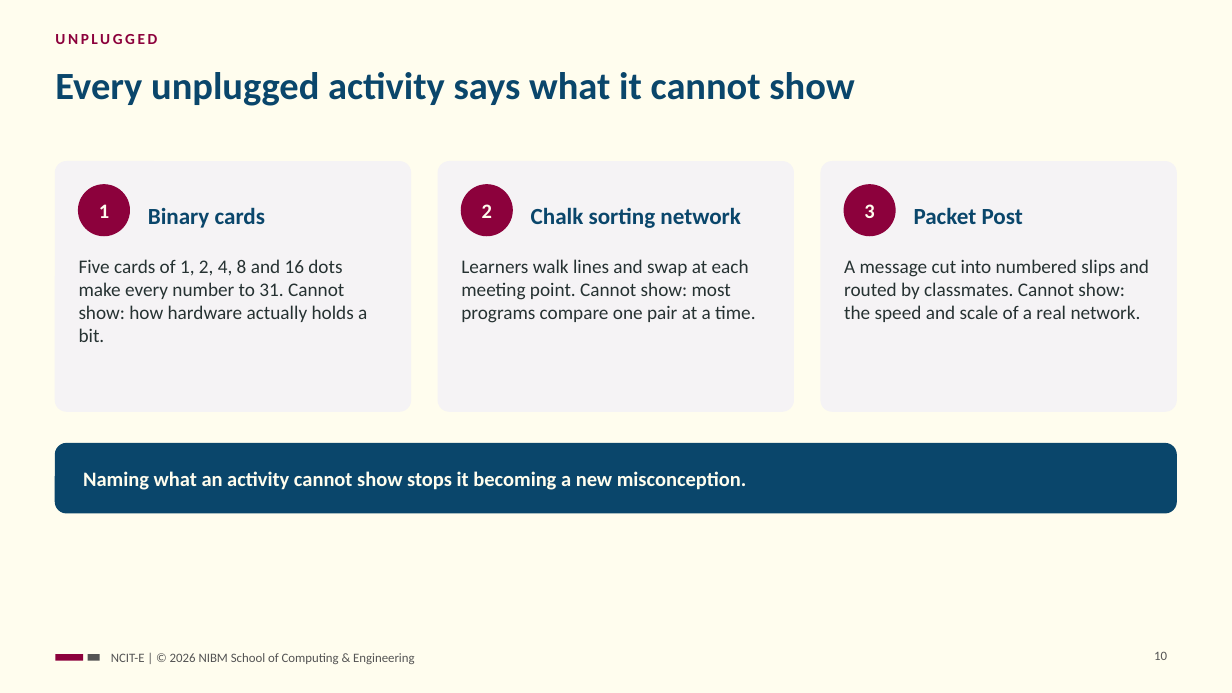
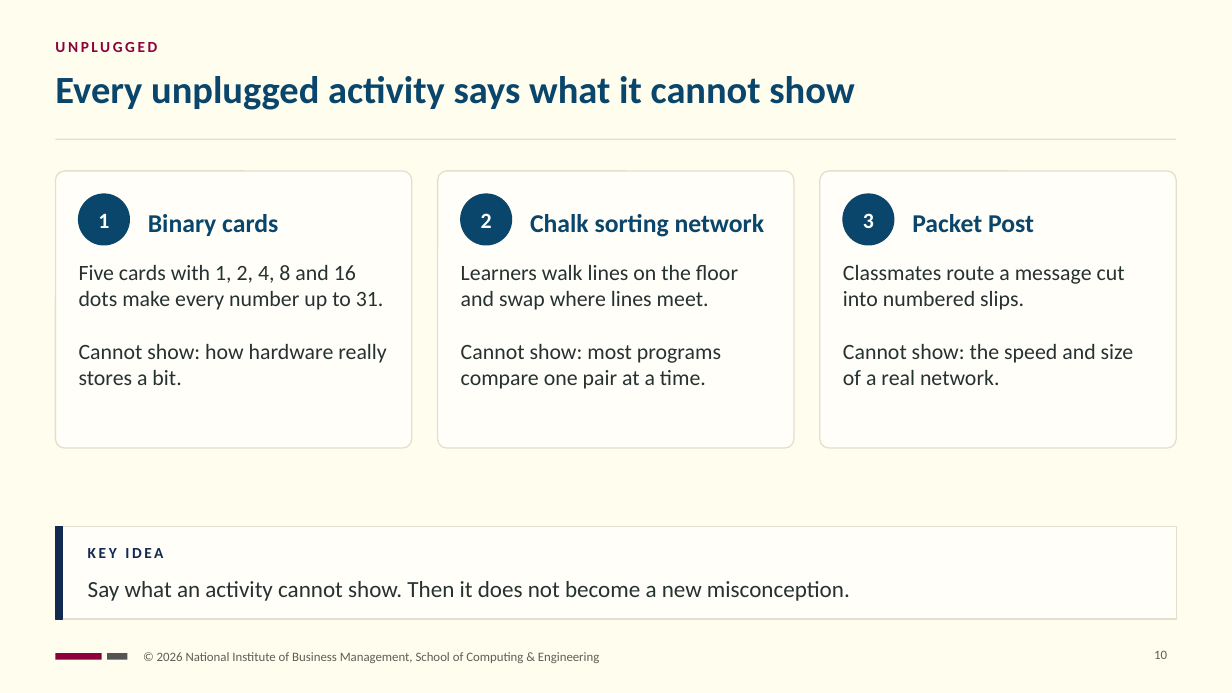
Before and after one commit to NIBM-SOCE/NCIT-E, a slide deck: slide 10 of sessions/s03/slides/ncit-e-s03-right-model.pptx. Drawn at 1232x693 pixels with LibreOffice and Linux fonts; fonts in the diff are those of the drawing. Boxes give left, top, right and bottom in pixels: in the first picture for what was removed or moved away, otherwise in the second. Text is boxed around its words. In the diff, an @@ line names an element or a change of style, - is before the commit and + after.

```diff
--- a/sessions/s03/slides/ncit-e-s03-right-model.pptx
+++ b/sessions/s03/slides/ncit-e-s03-right-model.pptx
@@ text "UNPLUGGED": place and size @@
-text "UNPLUGGED" at box(55, 34, 157, 44)
+text "UNPLUGGED" at box(55, 42, 157, 52)
@@ title "Every unplugged activity says what ...": place and size @@
-title "Every unplugged activity says what ..." at box(55, 72, 854, 106)
+title "Every unplugged activity says what ..." at box(55, 76, 854, 110)
@@ rectangle added at box(55, 139, 1177, 140), fill #E3DFCC @@
@@ rounded rectangle: place and size @@
-rounded rectangle at box(55, 162, 410, 411)
+rounded rectangle at box(55, 171, 412, 448)
@@ rounded rectangle: place and size @@
-rounded rectangle at box(438, 162, 793, 411)
+rounded rectangle at box(438, 171, 795, 448)
@@ fill #F5F3F5 to #FFFEF8; outline #F5F3F5 1 pt to #E3DFCC 1 pt; proportions changed in 3 elements at box(438, 171, 795, 448), box(55, 171, 412, 448), box(820, 171, 1177, 448) @@
@@ rounded rectangle: place and size @@
-rounded rectangle at box(822, 162, 1177, 411)
+rounded rectangle at box(820, 171, 1177, 448)
@@ 3 texts, 3 ellipses: place and size @@
-3 texts, 3 ellipses at box(79, 185, 896, 236)
+3 texts, 3 ellipses at box(79, 194, 894, 245)
@@ size 16 to 17 pt, text colour #FFFDEE to #FFFFFF in 3 elements at box(98, 213, 109, 228), box(481, 213, 492, 228), box(863, 213, 874, 228) @@
@@ fill #8C013C to #0A466B; outline #8C013C 1 pt to #0A466B 1 pt; proportions changed in 3 elements at box(79, 194, 129, 245), box(461, 194, 512, 245), box(843, 194, 894, 245) @@
@@ size 18 to 20 pt in 3 elements at box(148, 214, 278, 236), box(530, 214, 765, 237), box(912, 214, 1034, 233) @@
@@ text at box(79, 265, 386, 385): text changed; size 15 to 17 pt @@
-Five cards of 1, 2, 4, 8 and 16 dots make every number to 31. Cannot show: how hardware actually holds a bit.
+Five cards with 1, 2, 4, 8 and 16 dots make every number up to 31.
+Cannot show: how hardware really stores a bit.
@@ text at box(461, 265, 738, 389): text changed; size 15 to 17 pt @@
-Learners walk lines and swap at each meeting point. Cannot show: most programs compare one pair at a time.
+Learners walk lines on the floor and swap where lines meet.
+Cannot show: most programs compare one pair at a time.
@@ text at box(843, 265, 1134, 385): text changed; size 15 to 17 pt @@
-A message cut into numbered slips and routed by classmates. Cannot show: the speed and scale of a real network.
+Classmates route a message cut into numbered slips.
+Cannot show: the speed and size of a real network.
@@ rectangle: place and size @@
-rectangle at box(55, 444, 1177, 513)
+rectangle at box(55, 527, 1177, 619)
@@ rectangle at box(55, 527, 1177, 619): rounded rectangle to rectangle; fill #0A466B to #FFFEF8; outline #0A466B 1 pt to #E3DFCC 1 pt @@
@@ rectangle added at box(55, 527, 63, 619), fill #112A50, outline #112A50 1 pt @@
@@ text added at box(88, 548, 163, 558), 12 pt, text #112A50, bold @@
+KEY IDEA
@@ text at box(88, 581, 850, 601): text changed; size 16 to 18 pt; text colour #FFFDEE to #263232; bold off @@
-Naming what an activity cannot show stops it becoming a new misconception.
+Say what an activity cannot show. Then it does not become a new misconception.
@@ text "Say what an activity cannot ..." at box(88, 581, 850, 601): vertical alignment middle to top @@
@@ rectangle: place and size @@
-rectangle at box(55, 654, 83, 661)
+rectangle at box(55, 653, 102, 660)
@@ rectangle: place and size @@
-rectangle at box(88, 654, 100, 661)
+rectangle at box(107, 653, 128, 660)
@@ text at box(157, 652, 599, 663): text changed; text colour #545454 to #5E5E56 @@
-NCIT-E | © 2026 NIBM School of Computing & Engineering
+© 2026 National Institute of Business Management, School of Computing & Engineering
```
Also in this commit, not shown: 17 other slides changed, 1 slide removed, 6 other files.
